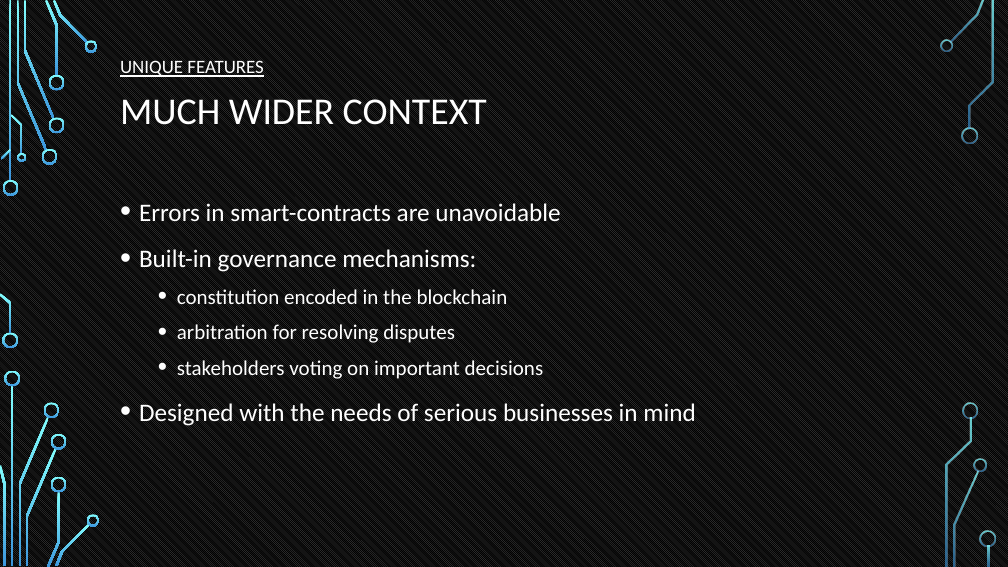
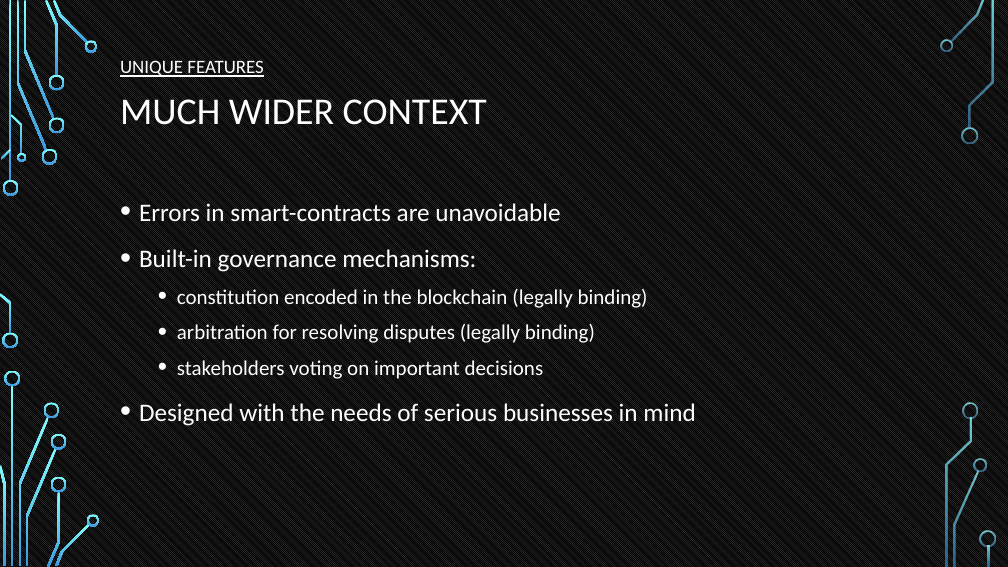
Before and after one commit to tokenika/tokenika.github.io, a slide deck: slide 30 of WarsawBlock.pptx. Drawn at 1008x567 pixels with LibreOffice and Linux fonts; fonts in the diff are those of the drawing; background and template pictures are left out. Boxes give left, top, right and bottom in pixels: in the first picture for what was removed or moved away, otherwise in the second. Text is boxed around its words. In the diff, an @@ line names an element or a change of style, - is before the commit and + after.

```diff
--- a/WarsawBlock.pptx
+++ b/WarsawBlock.pptx
@@ text at box(177, 288, 648, 343): text changed @@
-  • constitution encoded in the blockchain
-  • arbitration for resolving disputes
+  • constitution encoded in the blockchain (legally binding)
+  • arbitration for resolving disputes (legally binding)
```
Also in this commit, not shown: 16 other slides changed, 5 slides added, 1 slide removed, 1 other file.
